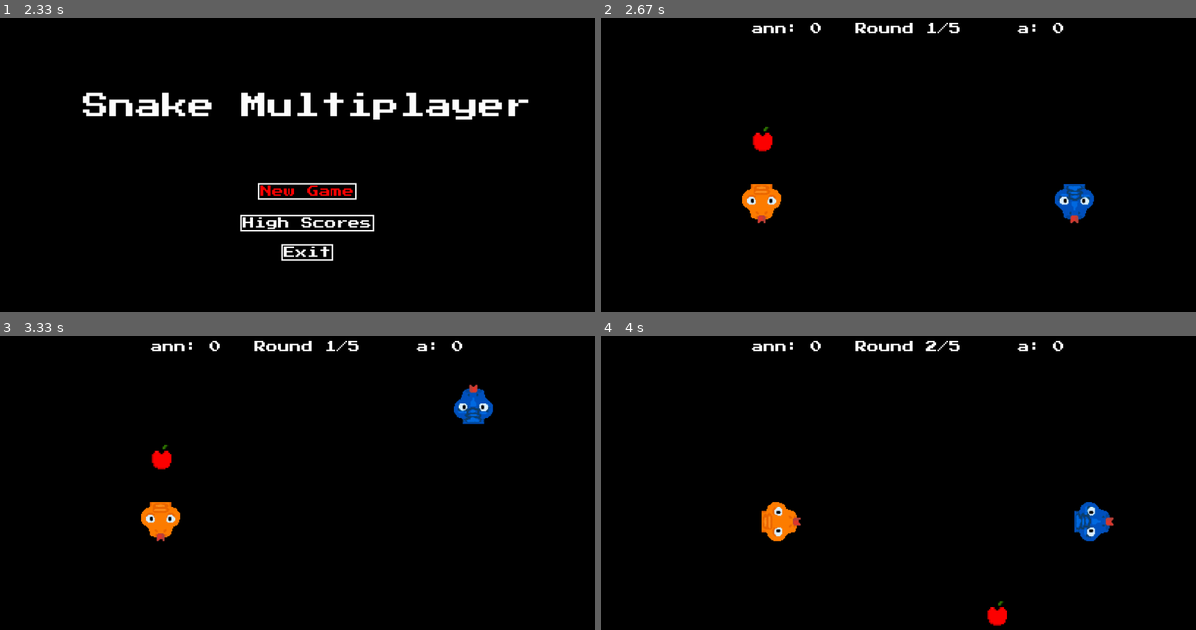
Above: before the commit, frames 1-4 (two rows, left to right).
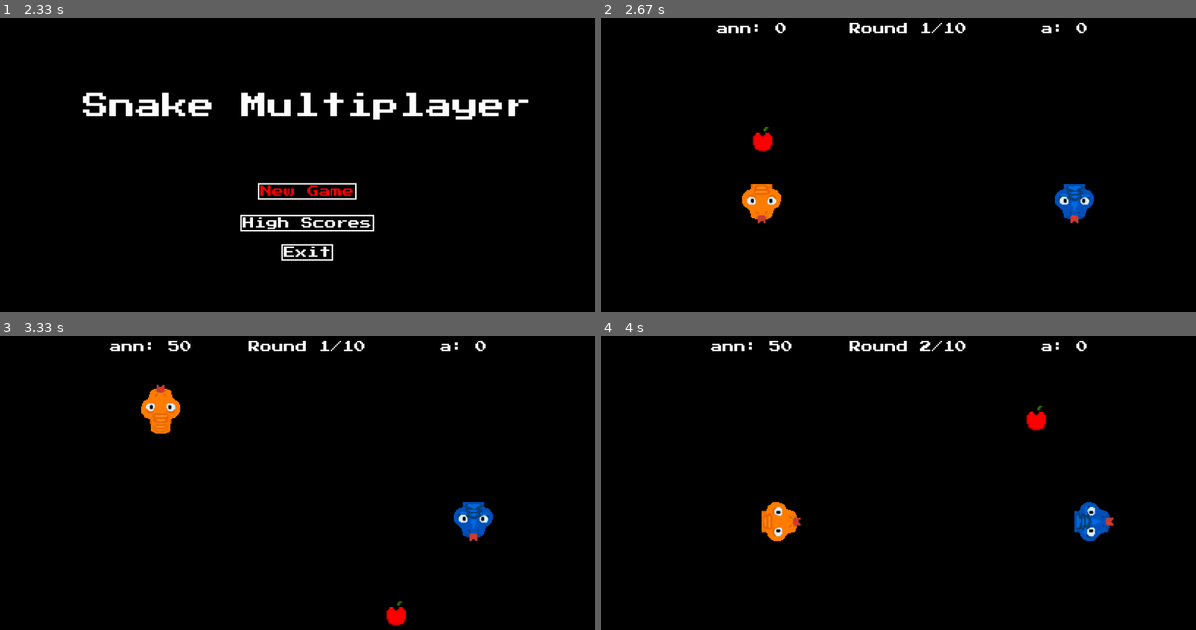
Above: after the commit, the same moments.

Repository: Rainbowmindd/PyGame-Snake
Game: pygame game, started from main.py
Two runs of this game, one before a commit and one after it. Both use one fixed random seed, a clock stepped at 60 frames per second and the inputs below.
Inputs:
- Up to frame 1 (2.33 s): type "an" at 0.33 s; type "n" at 0.73 s; tap Enter at 0.97, 1.53 s; type "a" at 1.23 s
- Up to frame 2 (2.67 s): tap Enter at 2.37 s
- Up to frame 3 (3.33 s): hold W 2.77-3.23 s; tap Space at 2.83 s
- Up to frame 4 (4 s): hold D from 3.9 s (still down); hold Right from 3.9 s (still down); tap Space at 3.97 s

Frame 1 is identical in both runs. In frame 2, 0.8% of the frame differs, in the area x 19-82%, y 1-6%; in frame 3, 3.8%, in the area x 18-83%, y 1-99%; in frame 4, 1.2%.

Commit message:
Changed snake configuration

Diff:
--- a/game.py
+++ b/game.py
@@ -52,17 +52,18 @@
 
     def initialize_snake(self):
         self.snake1 = Snake(GREEN, ((self.GRID_WIDTH//4)*self.GRID_SIZE, (self.GRID_HEIGHT//2)*self.GRID_SIZE), {
+
+            pygame.K_w: UP,
+            pygame.K_s: DOWN,
+            pygame.K_a: LEFT,
+            pygame.K_d: RIGHT
+        }, self.player1_name,'assets/sprites/snake_sprite/orange_snake','assets/sprites/snake_sprite/orange_snake','assets/sprites/snake_sprite/orange_snake')
+
+        self.snake2 = Snake(BLUE, ((3*self.GRID_WIDTH//4)*self.GRID_SIZE, (self.GRID_HEIGHT//2)*self.GRID_SIZE), {
             pygame.K_UP: UP,
             pygame.K_DOWN: DOWN,
             pygame.K_LEFT: LEFT,
             pygame.K_RIGHT: RIGHT
-        }, self.player1_name,'assets/sprites/snake_sprite/orange_snake','assets/sprites/snake_sprite/orange_snake','assets/sprites/snake_sprite/orange_snake')
-
-        self.snake2 = Snake(BLUE, ((3*self.GRID_WIDTH//4)*self.GRID_SIZE, (self.GRID_HEIGHT//2)*self.GRID_SIZE), {
-            pygame.K_w: UP,
-            pygame.K_s: DOWN,
-            pygame.K_a: LEFT,
-            pygame.K_d: RIGHT
         }, self.player2_name ,'assets/sprites/snake_sprite/blue_snake','assets/sprites/snake_sprite/blue_snake','assets/sprites/snake_sprite/blue_snake')
 
         self.snake1.width = self.WIDTH
@@ -268,10 +269,10 @@
         score2 = self.font.render(f"{self.snake2.player_name}: {self.snake2.score}", True, WHITE)
         round_text = self.font.render(f"Round {self.current_round}/{MAX_ROUNDS}", True, WHITE)
 
-        self.display.blit(score1, (self.WIDTH // 4, 10))
-        self.display.blit(score2, ((3 * self.WIDTH) // 4 - score2.get_width(), 10))
+
+        self.display.blit(score1, (self.WIDTH // 4 - score1.get_width() // 2, 10))
+        self.display.blit(score2, ((3 * self.WIDTH) // 4 - score2.get_width() // 2, 10))
         self.display.blit(round_text, (self.WIDTH // 2 - round_text.get_width() // 2, 10))
-
 
         self.snake1.draw(self.display)
         self.snake2.draw(self.display)
--- /dev/null
+++ b/highscores.json
@@ -0,0 +1 @@
+[{"player1": {"name": "Julia", "score": 700}, "player2": {"name": "ddddddd", "score": 650}, "winner": "Julia"}, {"player1": {"name": "aaa", "score": 0}, "player2": {"name": "bbb", "score": 0}, "winner": "bbb"}]
--- a/settings.py
+++ b/settings.py
@@ -17,5 +17,5 @@
 RIGHT = (GRID_SIZE, 0)
 
 #--other--
-MAX_ROUNDS=5
+MAX_ROUNDS=10
 POINTS_PER_APPLE=50
